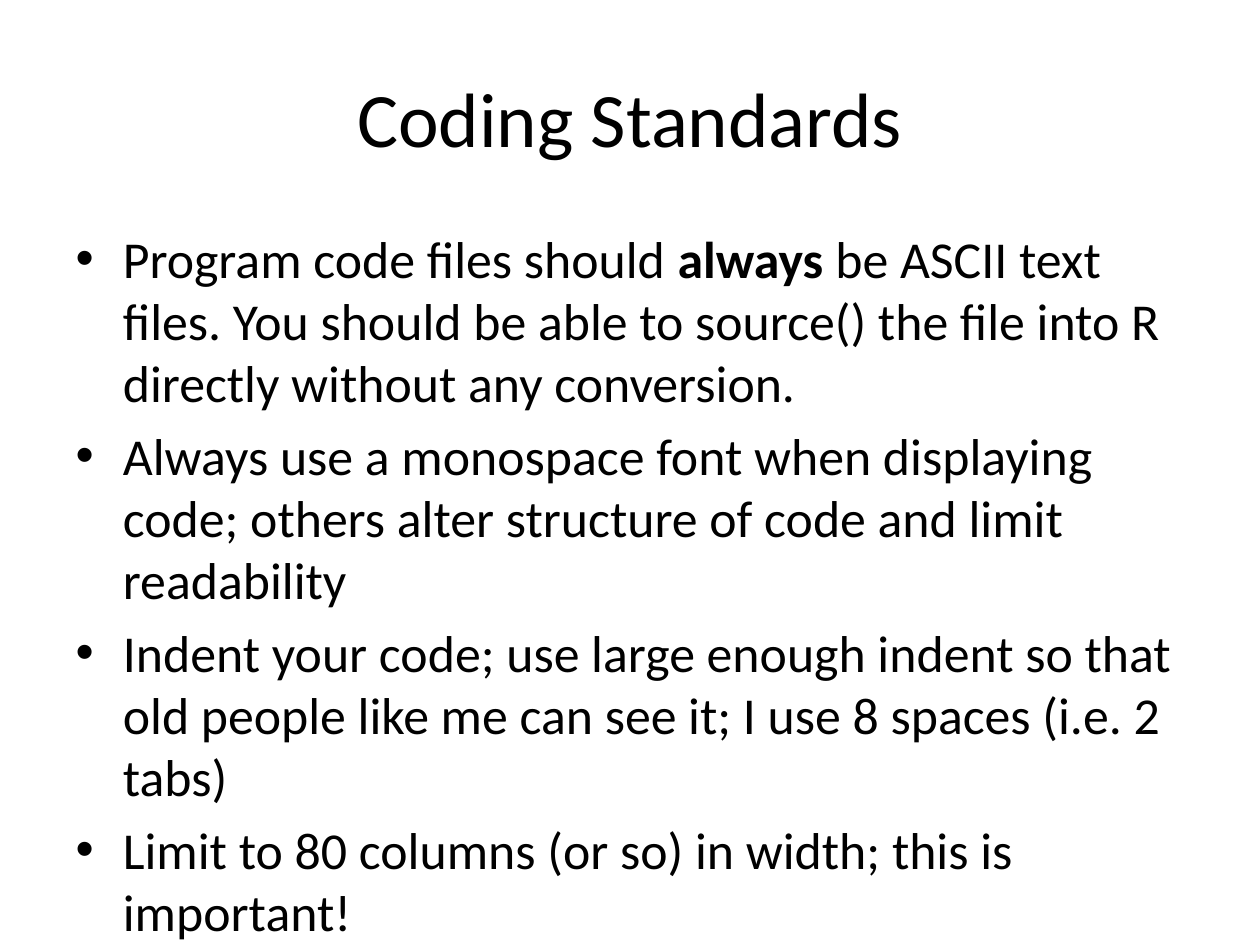
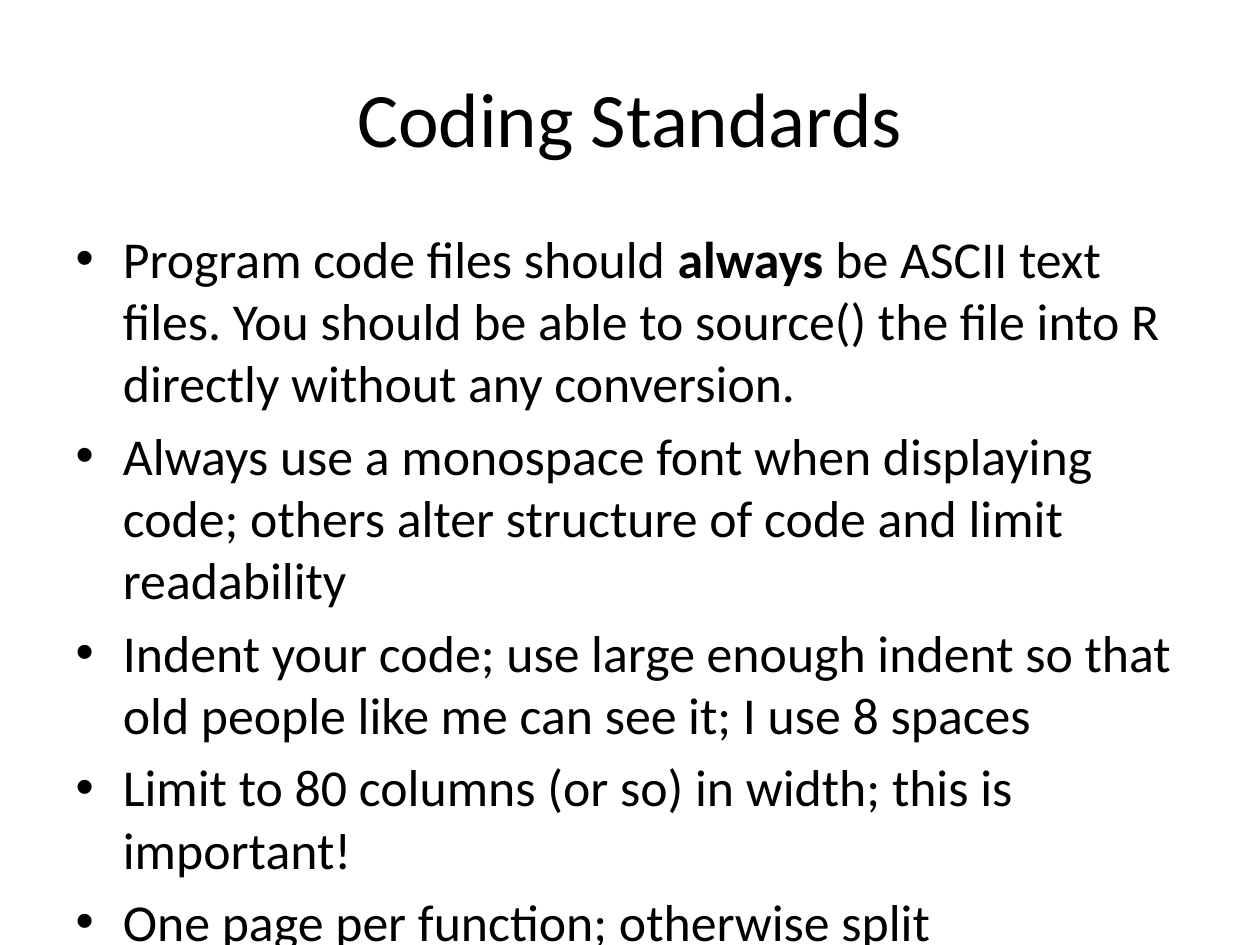
Before and after one commit to Max201510/Biostat776, a slide deck: slide 3 of notes/codingstandards.pptx. Drawn at 1260x945 pixels with LibreOffice and Linux fonts; fonts in the diff are those of the drawing. Boxes give left, top, right and bottom in pixels: in the first picture for what was removed or moved away, otherwise in the second. Text is boxed around its words. In the diff, an @@ line names an element or a change of style, - is before the commit and + after.

```diff
--- a/notes/codingstandards.pptx
+++ b/notes/codingstandards.pptx
@@ text at (x1=123, y1=636, x2=1171, y2=743): text changed @@
-• Indent your code; use large enough indent so that old people like me can see it; I use 8 spaces (i.e. 2 tabs)
+• Indent your code; use large enough indent so that old people like me can see it; I use 8 spaces
```
Also in this commit, not shown: 1 other slide changed, 2 slides added, 1 other file.
